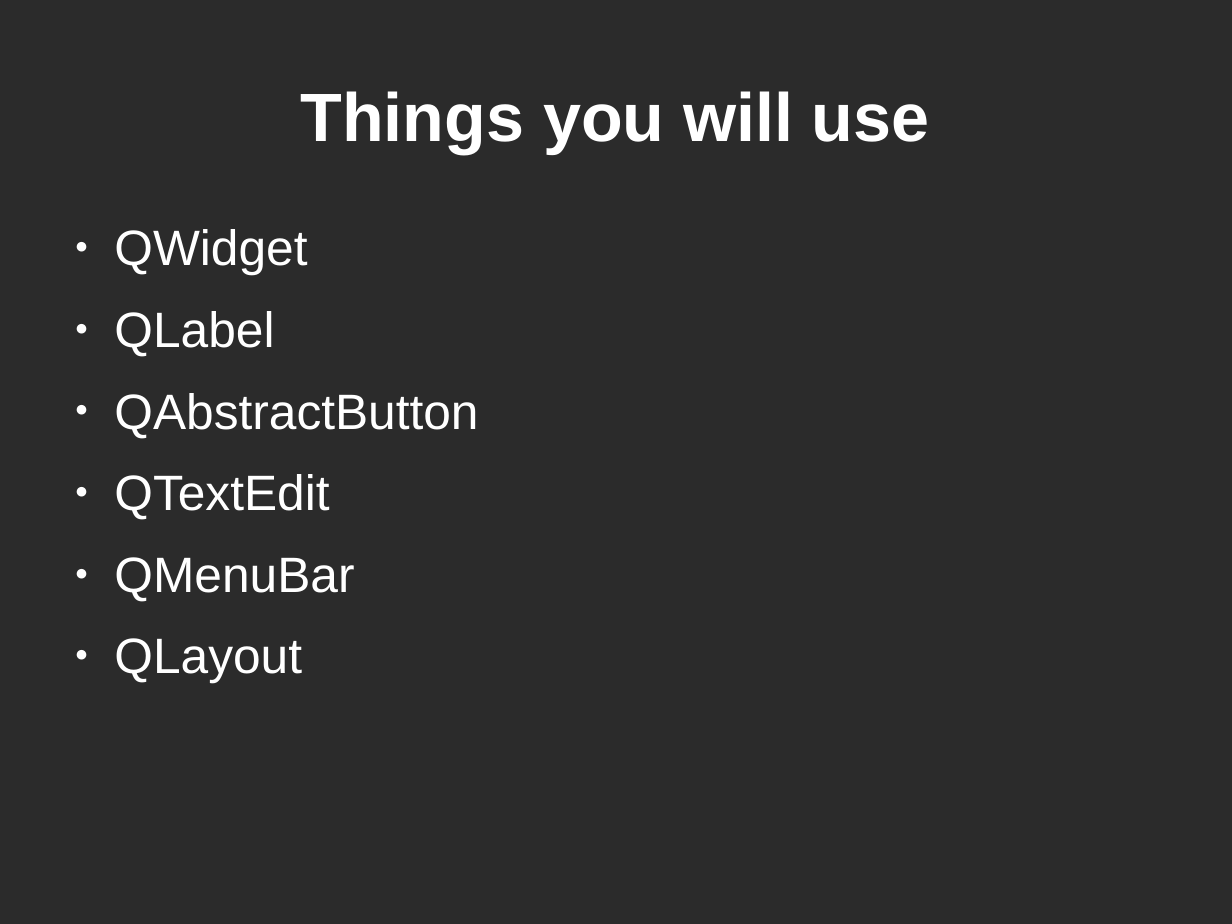
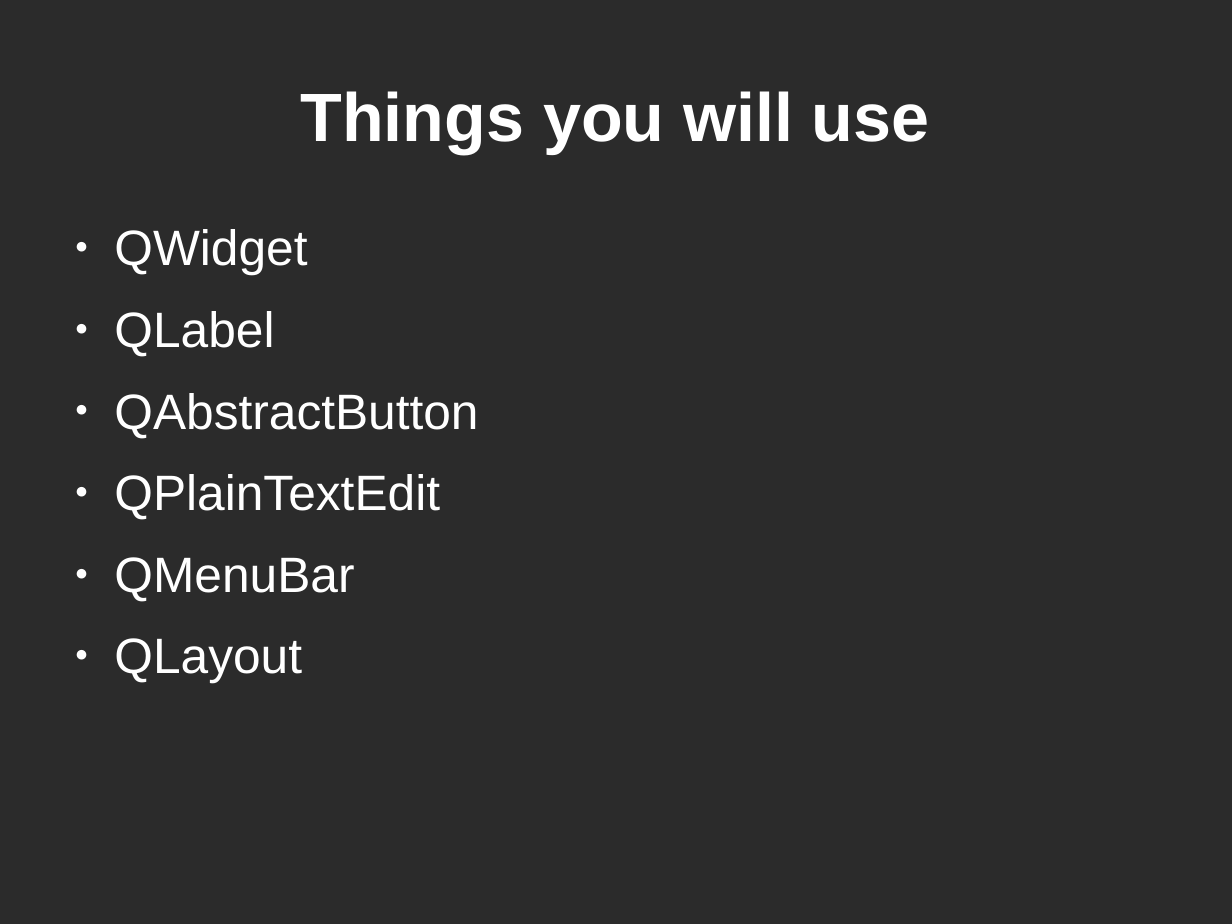
Before and after one commit to spmadden/sse-talks, a slide deck: slide 10 of PyQt/PyQt.odp. Drawn at 1232x924 pixels with LibreOffice and Linux fonts; fonts in the diff are those of the drawing; background and template pictures are left out; a plain dark background stands for a picture behind light text. Boxes give left, top, right and bottom in pixels: in the first picture for what was removed or moved away, otherwise in the second. Text is boxed around its words. In the diff, an @@ line names an element or a change of style, - is before the commit and + after.

```diff
--- a/PyQt/PyQt.odp
+++ b/PyQt/PyQt.odp
@@ text at [114, 474, 440, 520]: text changed @@
-● QTextEdit
+● QPlainTextEdit
```
Also in this commit, not shown: 4 other slides changed, 10 slides added, 1 slide removed, 14 other files.
